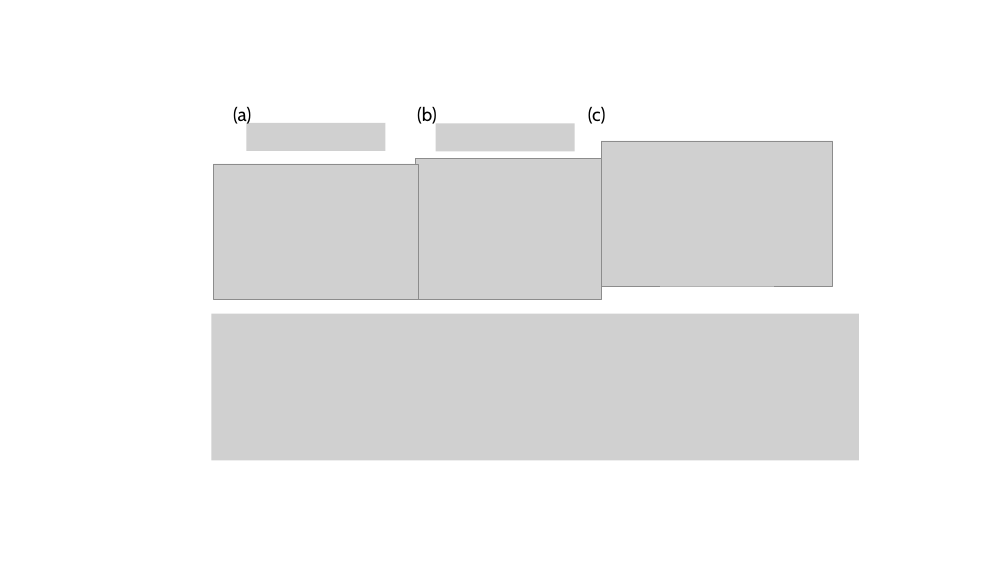
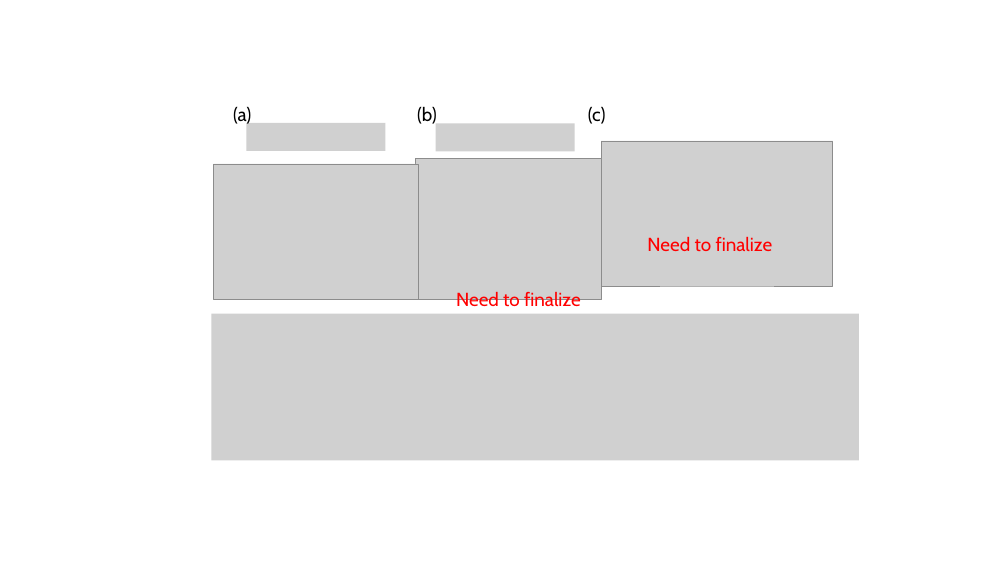
Before and after one commit to tyokokur/presentations, a slide deck: slide 2 of SYSG3_paper.pptx. Drawn at 1008x567 pixels with LibreOffice and Linux fonts; fonts in the diff are those of the drawing; grey boxes stand for pictures. Boxes give left, top, right and bottom in pixels: in the first picture for what was removed or moved away, otherwise in the second. Text is boxed around its words. In the diff, an @@ line names an element or a change of style, - is before the commit and + after.

```diff
--- a/SYSG3_paper.pptx
+++ b/SYSG3_paper.pptx
@@ text added at box(647, 237, 773, 251), 18 pt, text #FF0000 @@
+Need to finalize
@@ text added at box(456, 290, 581, 311), 18 pt, text #FF0000 @@
+Need to finalize
```
Also in this commit, not shown: 2 other slides changed, 2 slides added, 2 slides removed.
